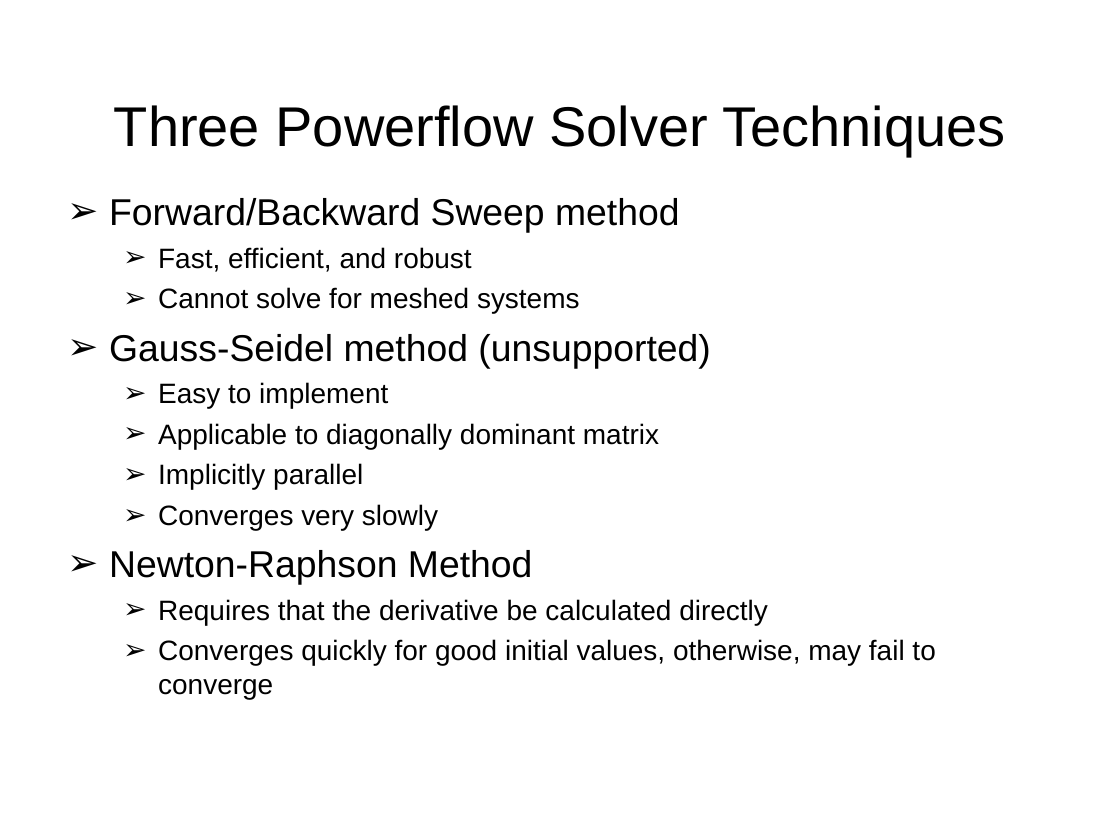
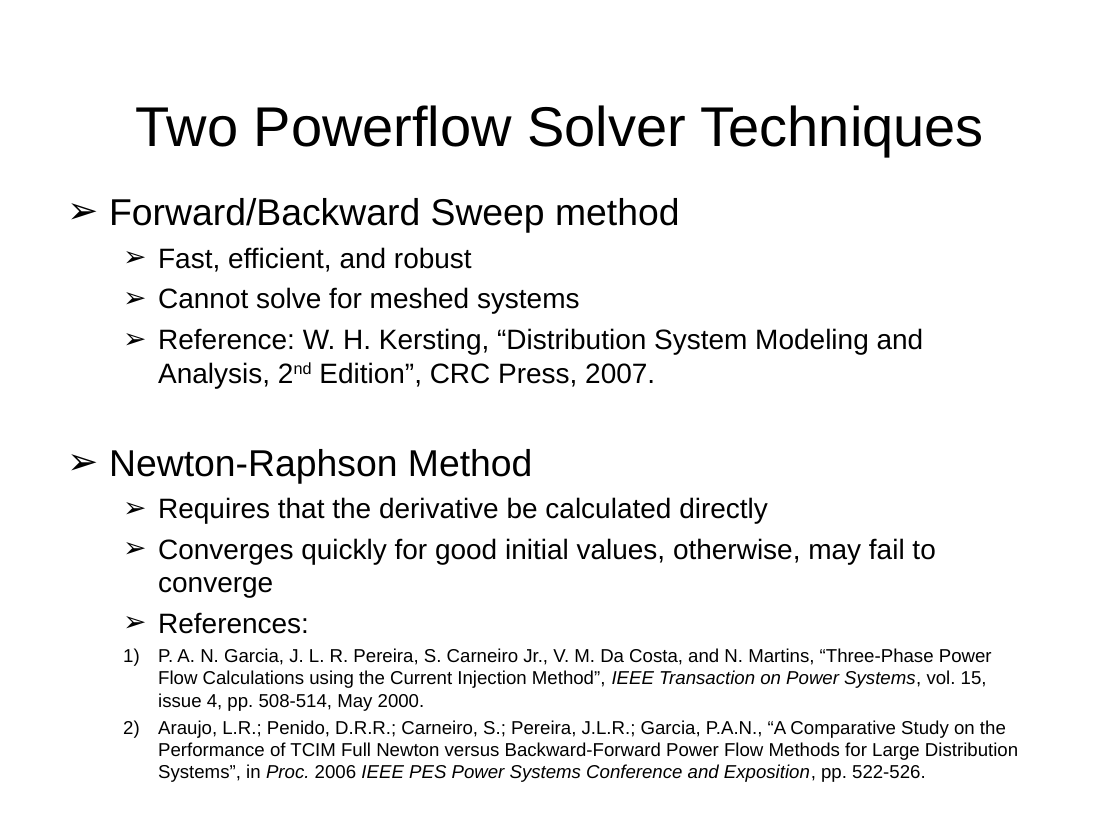
Before and after one commit to gridlab-d/course, a slide deck: slide 11 of FourDayCourse/4.1 - Powerflow Module.ppt. Drawn at 1120x840 pixels with LibreOffice and Linux fonts; fonts in the diff are those of the drawing; background and template pictures are left out. Boxes give left, top, right and bottom in pixels: in the first picture for what was removed or moved away, otherwise in the second. Text is boxed around its words. In the diff, an @@ line names an element or a change of style, - is before the commit and + after.

Commit message:
Update to powerflow.

```diff
--- a/FourDayCourse/4.1 - Powerflow Module.ppt
+++ b/FourDayCourse/4.1 - Powerflow Module.ppt
@@ title at (136, 105, 984, 156): text changed @@
-Three Powerflow Solver Techniques
+Two Powerflow Solver Techniques
@@ text at (158, 328, 924, 388): text changed @@
-➢ Gauss-Seidel method (unsupported)
-  ➢ Easy to implement
-  ➢ Applicable to diagonally dominant matrix
-  ➢ Implicitly parallel
-  ➢ Converges very slowly
+  ➢ Reference: W. H. Kersting, “Distribution System Modeling and Analysis, 2nd Edition”, CRC Press, 2007.
@@ text at (158, 612, 1018, 782): paragraphs added @@
+  ➢ References:
+  1) P. A. N. Garcia, J. L. R. Pereira, S. Carneiro Jr., V. M. Da Costa, and N. Martins, “Three-Phase Power Flow Calculations using the Current Injection Method”, IEEE Transaction on Power Systems, vol. 15, issue 4, pp. 508-514, May 2000.
+  2) Araujo, L.R.; Penido, D.R.R.; Carneiro, S.; Pereira, J.L.R.; Garcia, P.A.N., “A Comparative Study on the Performance of TCIM Full Newton versus Backward-Forward Power Flow Methods for Large Distribution Systems”, in Proc. 2006 IEEE PES Power Systems Conference and Exposition, pp. 522-526.
```
Also in this commit, not shown: 9 other slides changed, 29 slides added, 4 slides removed.
